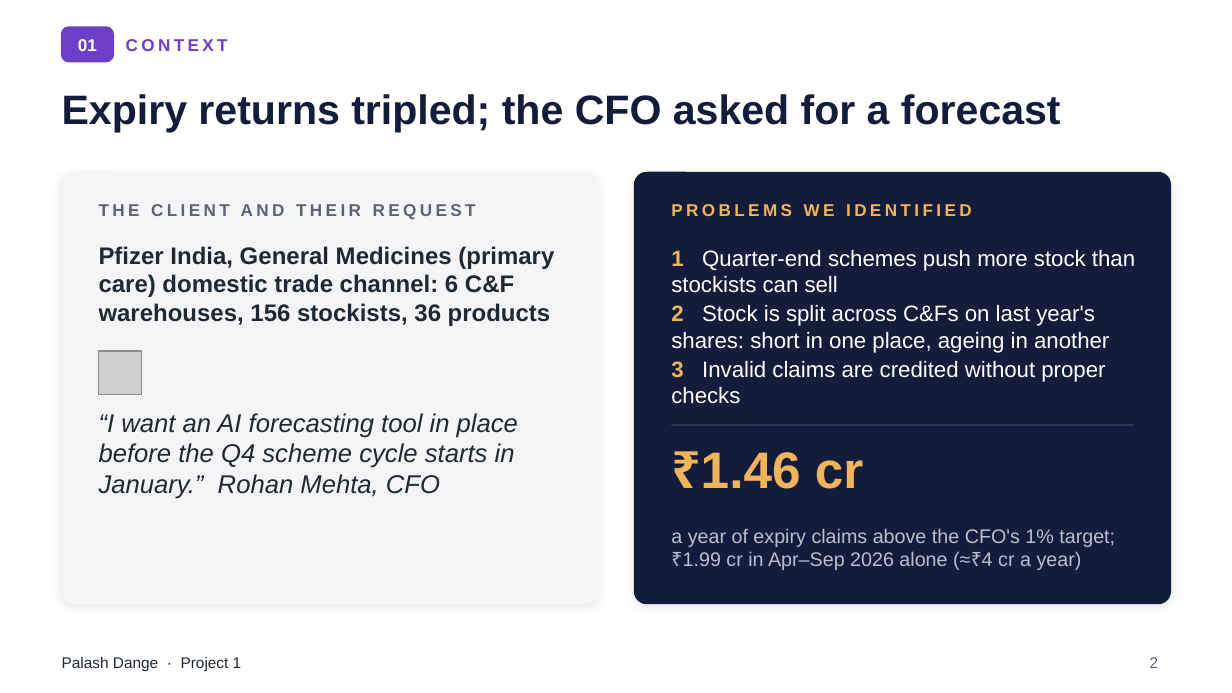
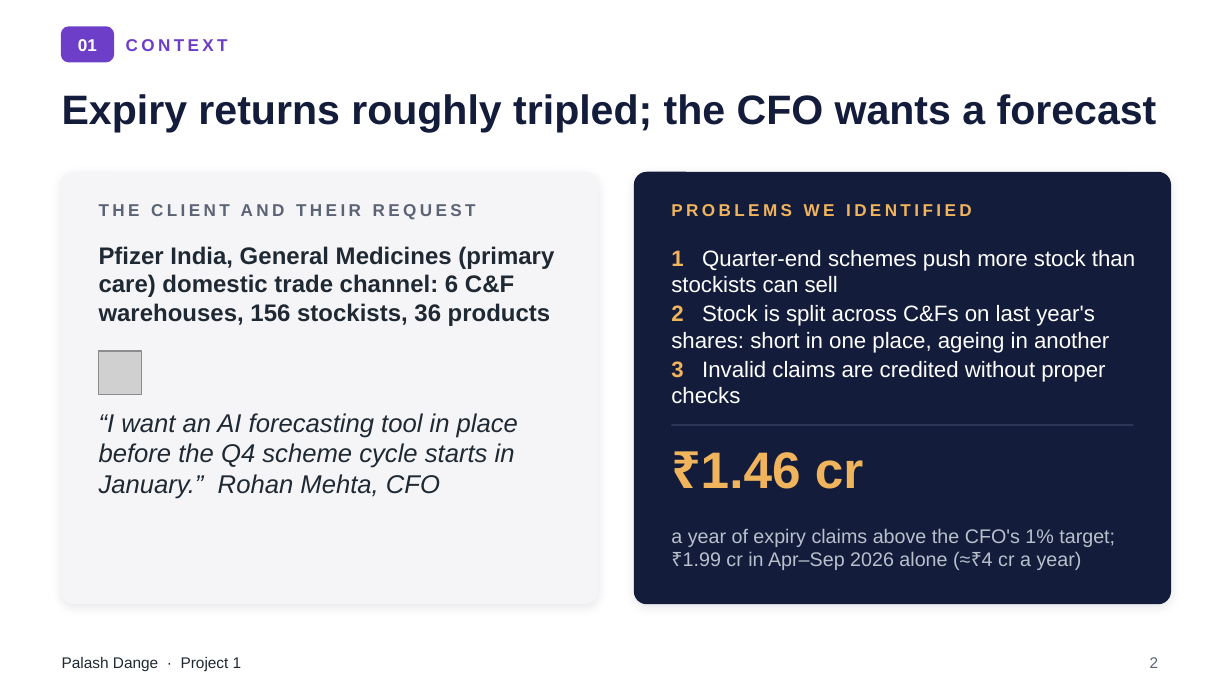
Before and after one commit to palashdange/Project_Pfizer, a slide deck: slide 2 of pfizer-channel-engagement_learner-pack/discovery/Project_Sankalp_deck.pptx. Drawn at 1232x693 pixels with LibreOffice and Linux fonts; fonts in the diff are those of the drawing; grey boxes stand for pictures. Boxes give left, top, right and bottom in pixels: in the first picture for what was removed or moved away, otherwise in the second. Text is boxed around its words. In the diff, an @@ line names an element or a change of style, - is before the commit and + after.

```diff
--- a/pfizer-channel-engagement_learner-pack/discovery/Project_Sankalp_deck.pptx
+++ b/pfizer-channel-engagement_learner-pack/discovery/Project_Sankalp_deck.pptx
@@ title at [62, 94, 1157, 132]: text changed @@
-Expiry returns tripled; the CFO asked for a forecast
+Expiry returns roughly tripled; the CFO wants a forecast
```
Also in this commit, not shown: 7 other slides changed, 2 other files.
